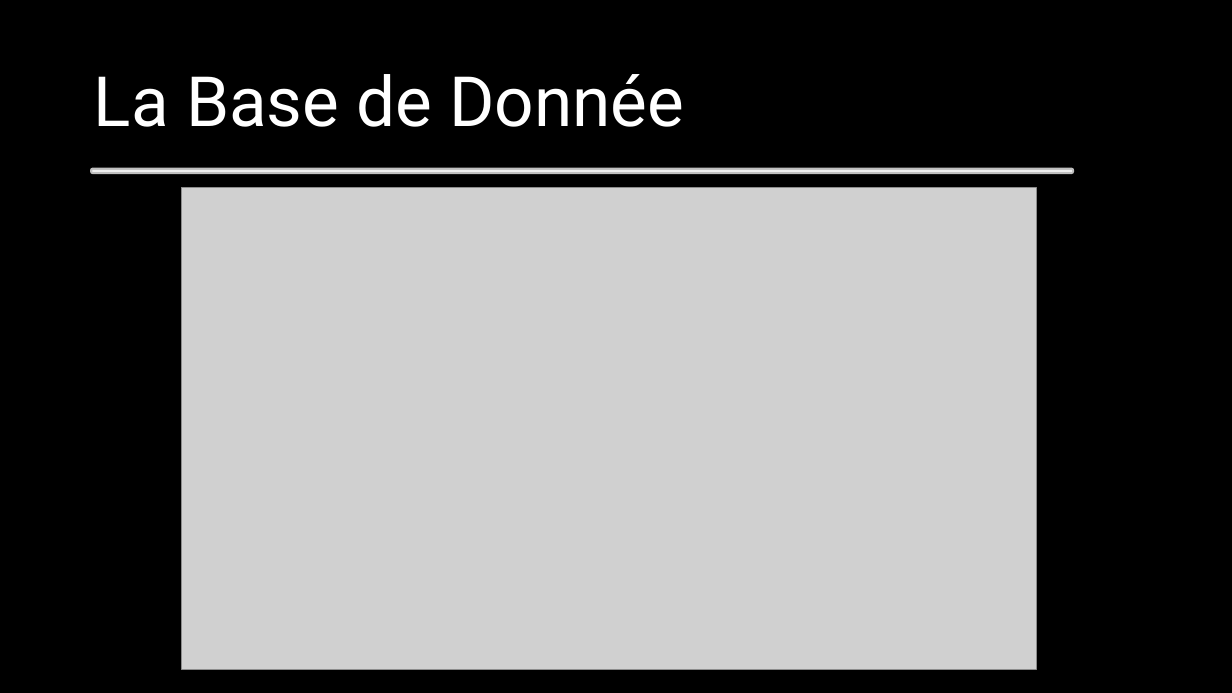
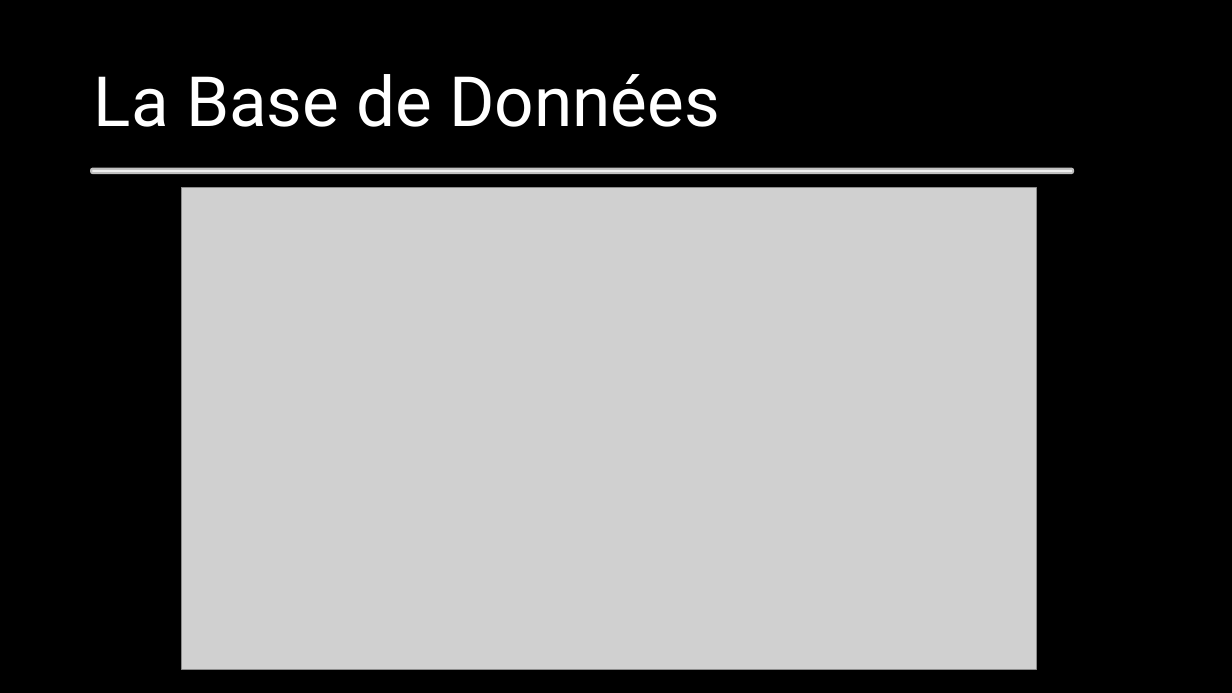
Before and after one commit to GabrielCoquillet/pokedex, a slide deck: slide 4 of Pokedex.odp. Drawn at 1232x693 pixels with LibreOffice and Linux fonts; fonts in the diff are those of the drawing; grey boxes stand for pictures; background and template pictures are left out; a plain dark background stands for a picture behind light text. Boxes give left, top, right and bottom in pixels: in the first picture for what was removed or moved away, otherwise in the second. Text is boxed around its words. In the diff, an @@ line names an element or a change of style, - is before the commit and + after.

```diff
--- a/Pokedex.odp
+++ b/Pokedex.odp
@@ title at [94,74,720,127]: text changed @@
-La Base de Donnée
+La Base de Données
```
Also in this commit, not shown: 4 other slides changed, 3 slides added, 1 slide removed.
